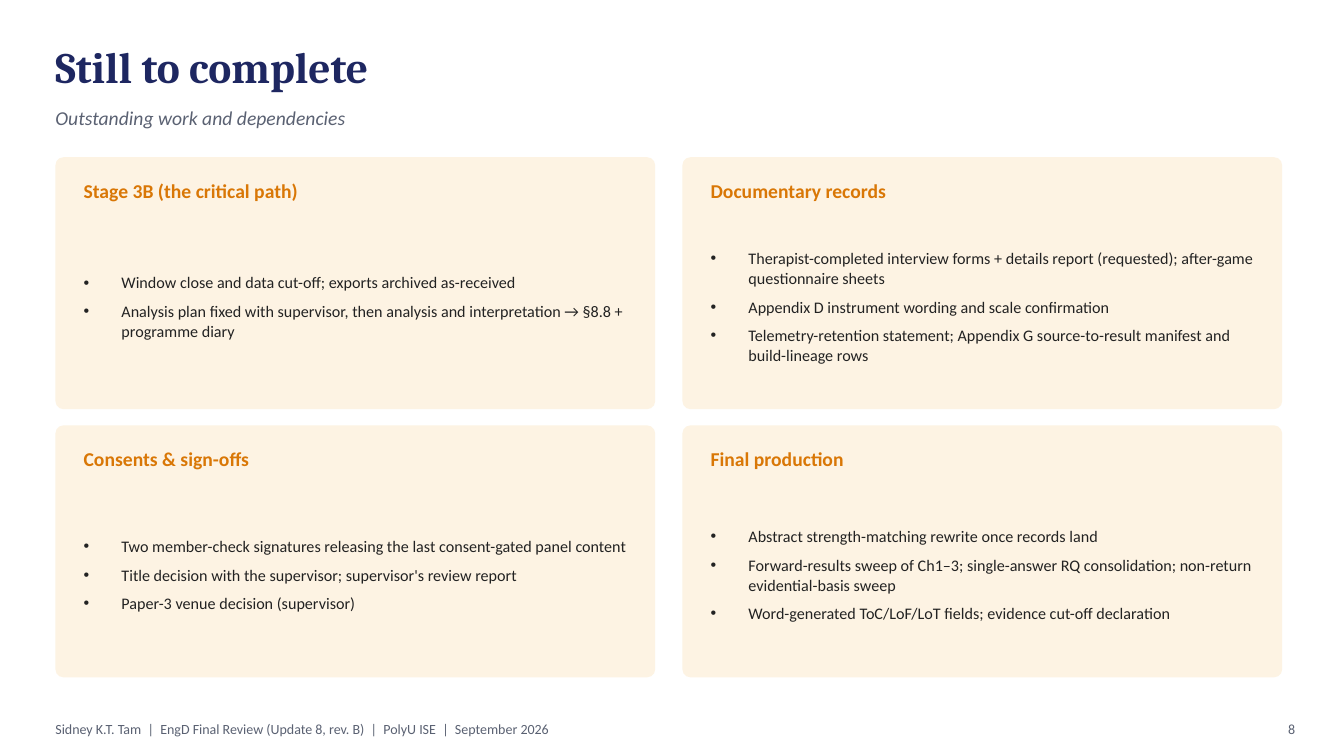
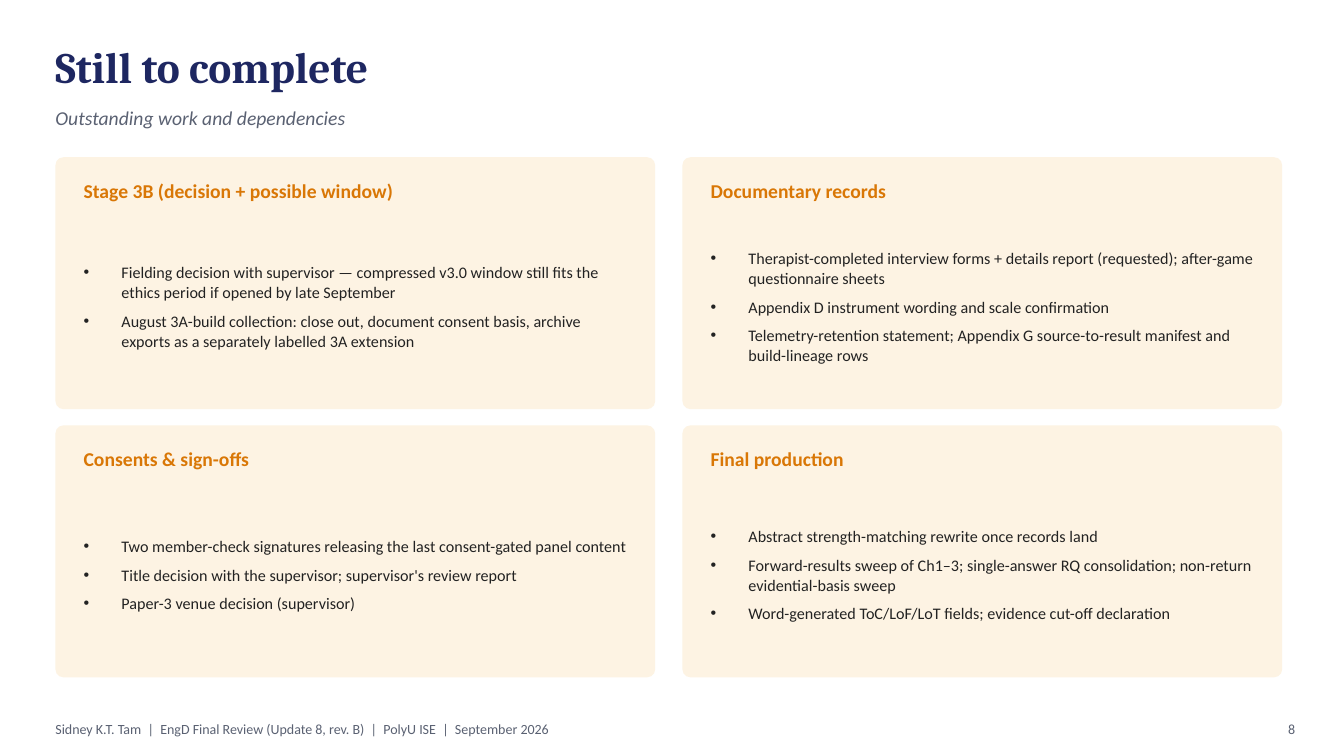
Before and after one commit to leicatam/gamification, a slide deck: slide 8 of docs/presentations/EngD_Update_8_Final_Review_September2026_revB.pptx. Drawn at 1344x756 pixels with LibreOffice and Linux fonts; fonts in the diff are those of the drawing. Boxes give left, top, right and bottom in pixels: in the first picture for what was removed or moved away, otherwise in the second. Text is boxed around its words. In the diff, an @@ line names an element or a change of style, - is before the commit and + after.

```diff
--- a/docs/presentations/EngD_Update_8_Final_Review_September2026_revB.pptx
+++ b/docs/presentations/EngD_Update_8_Final_Review_September2026_revB.pptx
@@ text at [84,183,393,202]: text changed @@
-Stage 3B (the critical path)
+Stage 3B (decision + possible window)
@@ text at [121,266,598,350]: text changed @@
-• Window close and data cut-off; exports archived as-received
-• Analysis plan fixed with supervisor, then analysis and interpretation → §8.8 + programme diary
+• Fielding decision with supervisor — compressed v3.0 window still fits the ethics period if opened by late September
+• August 3A-build collection: close out, document consent basis, archive exports as a separately labelled 3A extension
```
Also in this commit, not shown: 3 other slides changed, 1 other file.
